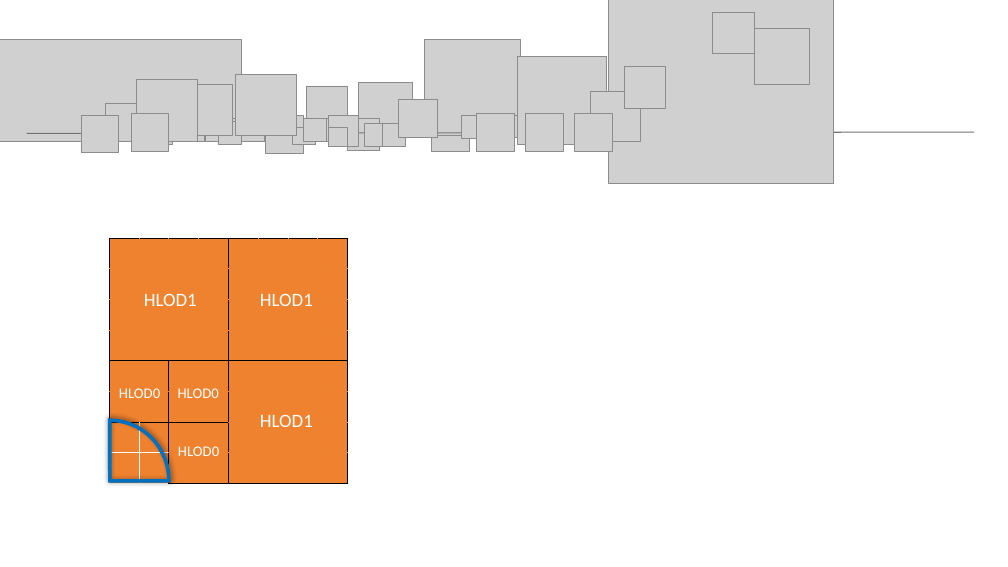
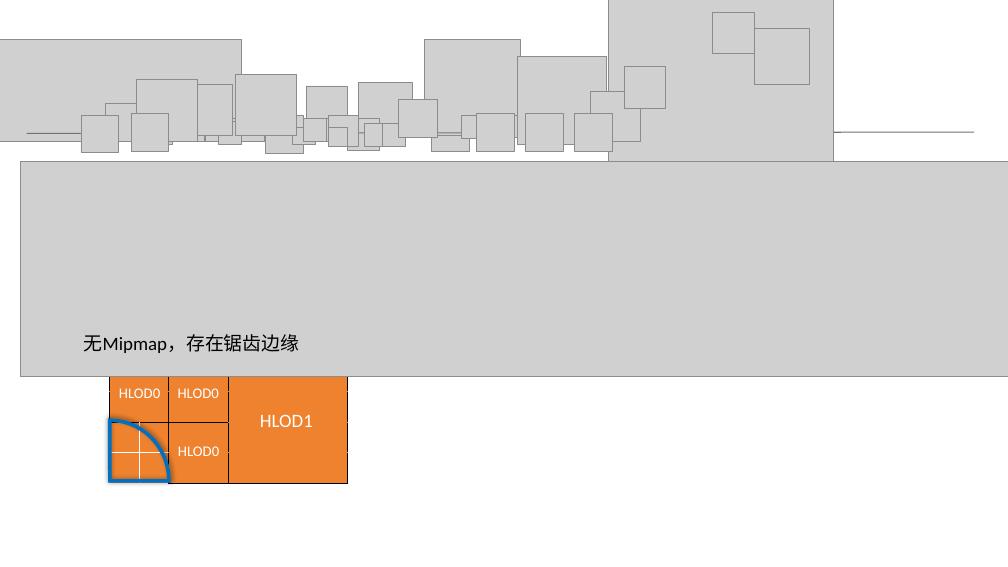
Before and after one commit to Italink/ModernGraphicsEngineGuide, a slide deck: slide 6 of Docs/04-UnrealEngine/Docs.pptx (slide 5 before the commit). Drawn at 1008x567 pixels with LibreOffice and Linux fonts; fonts in the diff are those of the drawing; grey boxes stand for pictures. Boxes give left, top, right and bottom in pixels: in the first picture for what was removed or moved away, otherwise in the second. Text is boxed around its words. In the diff, an @@ line names an element or a change of style, - is before the commit and + after.

```diff
--- a/Docs/04-UnrealEngine/Docs.pptx
+++ b/Docs/04-UnrealEngine/Docs.pptx
@@ picture added at box(20, 162, 1008, 376) @@
@@ text removed at box(144, 293, 197, 306) @@
-HLOD1
@@ text removed at box(260, 293, 313, 306) @@
-HLOD1
@@ text added at box(84, 334, 300, 353), 18 pt, text #000000 @@
+无Mipmap，存在锯齿边缘
```
Also in this commit, not shown: 1 slide added, 6 other files.
